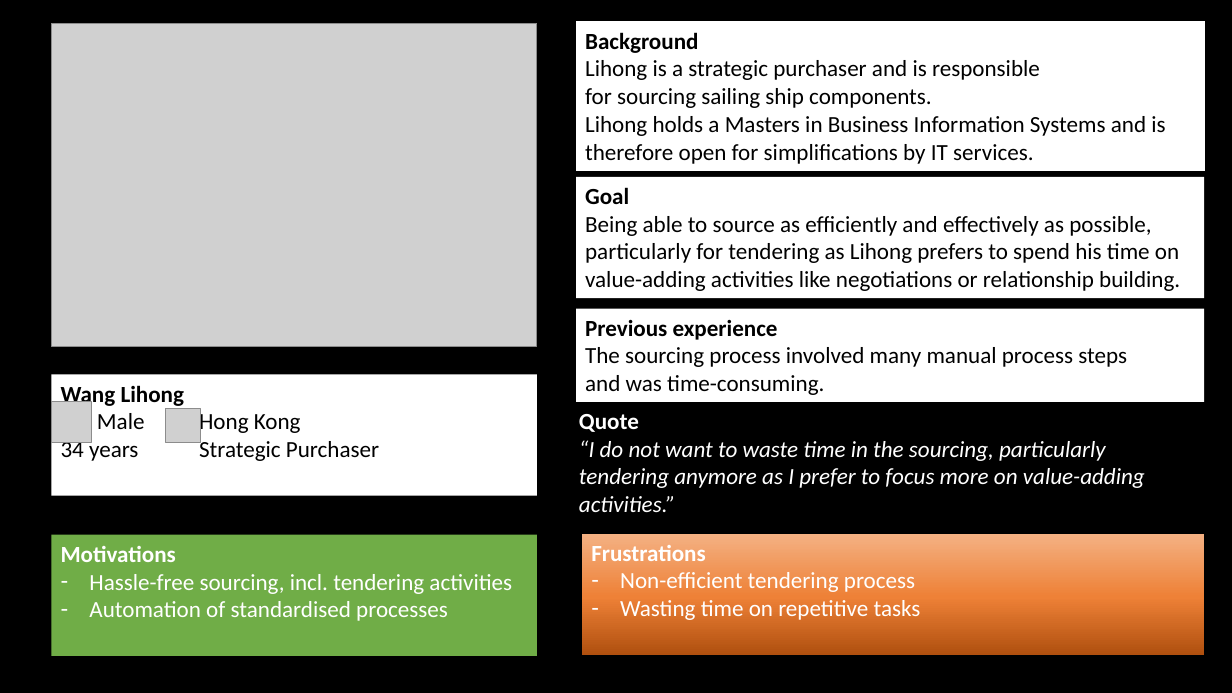
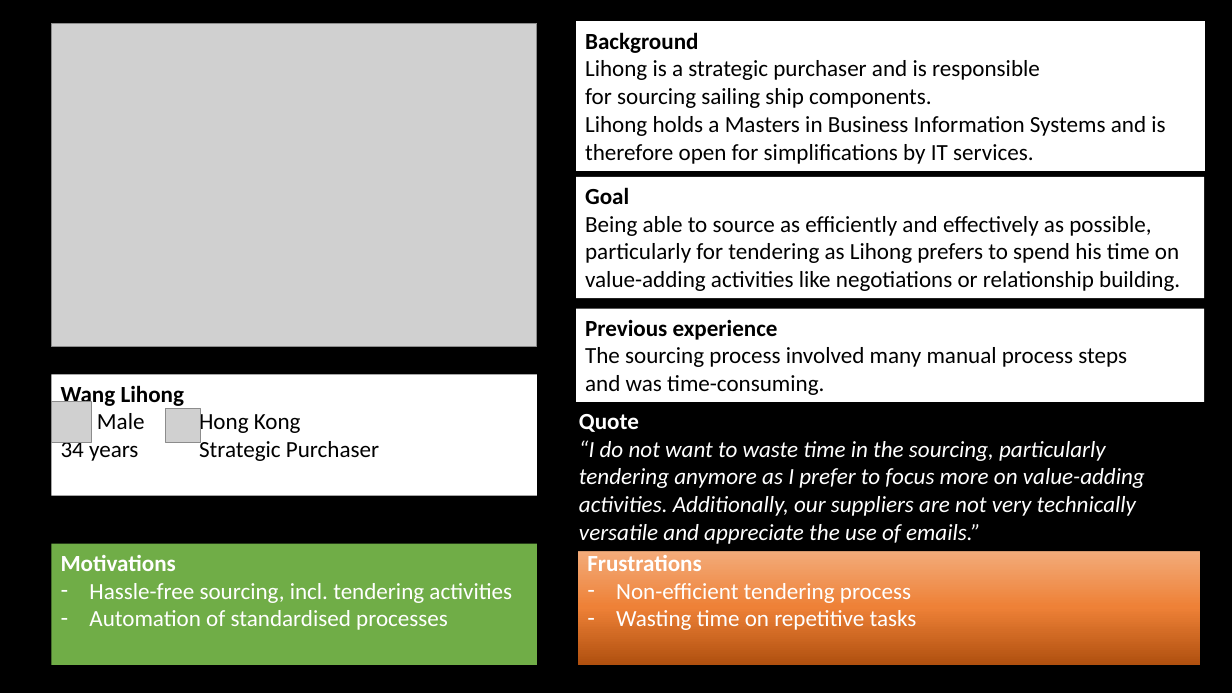
Before and after one commit to DigiBP/DigiBP_VacherinFribourgeois, a slide deck: slide 2 of presentation/Persona.pptx. Drawn at 1232x693 pixels with LibreOffice and Linux fonts; fonts in the diff are those of the drawing; grey boxes stand for pictures. Boxes give left, top, right and bottom in pixels: in the first picture for what was removed or moved away, otherwise in the second. Text is boxed around its words. In the diff, an @@ line names an element or a change of style, - is before the commit and + after.

```diff
--- a/presentation/Persona.pptx
+++ b/presentation/Persona.pptx
@@ rectangle "Quote": place and size @@
-rectangle "Quote" at [570, 402, 1209, 523]
+rectangle "Quote" at [570, 402, 1209, 552]
@@ text in rectangle at [579, 440, 1145, 544]: text changed @@
-“I do not want to waste time in the sourcing, particularly tendering anymore as I prefer to focus more on value-adding activities.”
+“I do not want to waste time in the sourcing, particularly tendering anymore as I prefer to focus more on value-adding activities. Additionally, our suppliers are not very technically versatile and appreciate the use of emails.”
@@ rectangle "Motivations": place and size @@
-rectangle "Motivations" at [52, 535, 537, 656]
+rectangle "Motivations" at [52, 543, 537, 665]
@@ rectangle "Frustrations": place and size @@
-rectangle "Frustrations" at [582, 534, 1204, 655]
+rectangle "Frustrations" at [579, 543, 1201, 665]
```
Also in this commit, not shown: 1 slide added.
